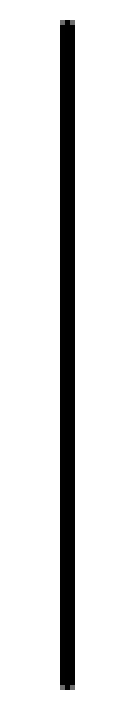
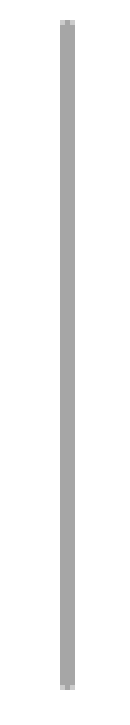
Revision of a layered 130px x 725px image; what changed, layer by layer:
painted on "Forma 1" over [65, 25, 70, 685]
